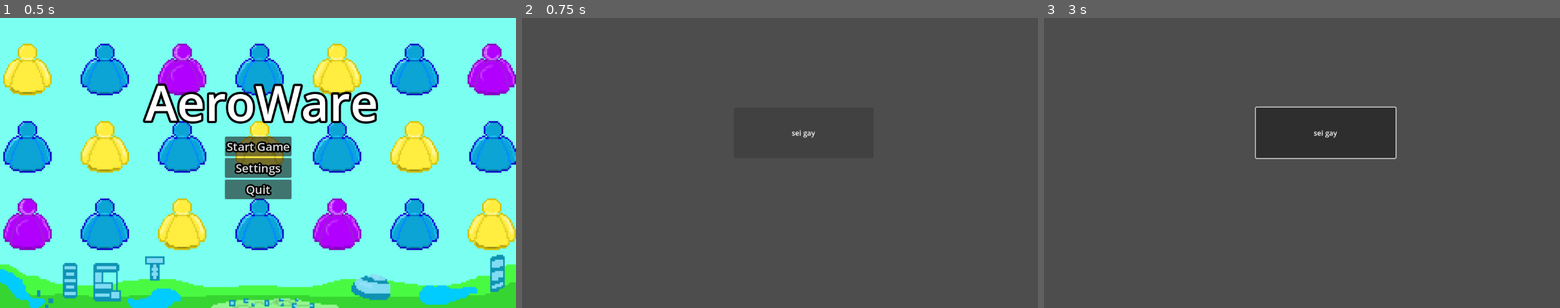
Above: before the commit, frames 1-3 (left to right).
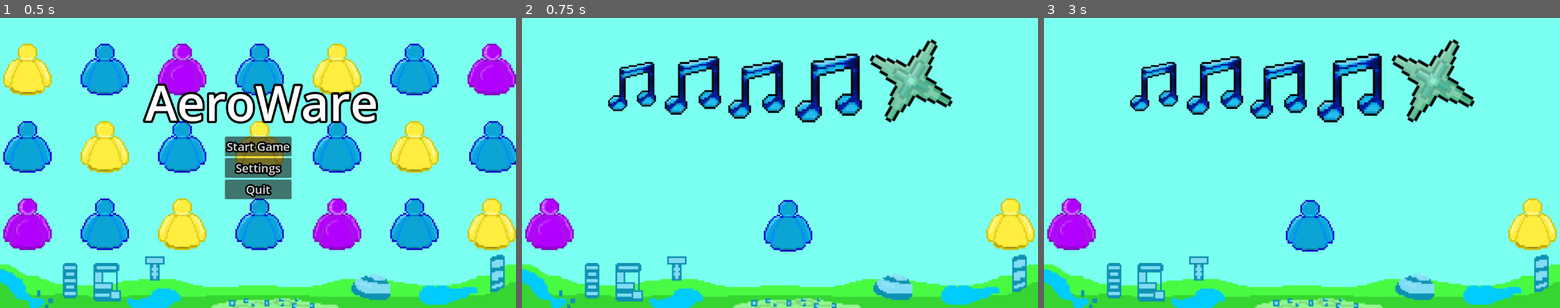
Above: after the commit, the same moments.

Repository: Polar-404-exe/aeroware
Game: Godot game, scene res://title_screen.tscn
Two runs of this game, one before a commit and one after it. Both use one fixed random seed, a clock stepped at 60 frames per second and the inputs below.
Inputs (mouse positions are in pixels of both pictures, inside the frame that each line leads up to):
- Up to frame 1 (0.5 s): no input
- Up to frame 2 (0.75 s): click "Start Game" at 0.5 s
- Up to frame 3 (3 s): click (1327, 134) at 1.25 s, where only the run before the commit has a clickable "sei gay"; tap Enter at 2 s; move the mouse to (1415, 148) at 2.02 s; hold Right 2.03-2.78 s; tap Alt at 2.1 s; click (1415, 148) at 2.17 s; tap Space at 2.75 s; move the mouse to (1198, 177) at 2.77 s; hold Down from 2.78 s (still down); tap Shift at 2.85 s

Frame 1 is identical in both runs. In frame 2, 100% of the frame differs, in the area x 0-100%, y 0-100%; in frame 3, 100%.

Commit message:
added lives icons

Diff:
--- /dev/null
+++ b/Global.gd
@@ -0,0 +1,12 @@
+extends Node
+
+var minigames_done = 0 #track how many minigames done
+var lives = 5 #track how many lives left, also effecting garlic appearing
+# Called when the node enters the scene tree for the first time.
+func _ready() -> void:
+	pass # Replace with function body.
+
+
+# Called every frame. 'delta' is the elapsed time since the previous frame.
+func _process(delta: float) -> void:
+	pass
--- a/level_scene.tscn
+++ b/level_scene.tscn
@@ -1,10 +1,64 @@
 [gd_scene format=3 uid="uid://ps8ufhitsgby"]
+
+[ext_resource type="Texture2D" uid="uid://bgx3citrfbutk" path="res://374ccfeafea69644cb70b6f9ac585b84 (5).png" id="1_3mivm"]
+[ext_resource type="Texture2D" uid="uid://d1dtanm3qfh8f" path="res://vita1.png" id="2_lwxgr"]
+[ext_resource type="Texture2D" uid="uid://en8bjsph1krm" path="res://vita2.png" id="3_8wodn"]
 
 [node name="level_scene" type="Node2D" unique_id=653876691]
 
-[node name="Button" type="Button" parent="." unique_id=1876121610]
-offset_left = 473.0
-offset_top = 200.0
-offset_right = 785.0
-offset_bottom = 313.0
-text = "sei gay"
+[node name="level" type="RichTextLabel" parent="." unique_id=1629679248]
+clip_contents = false
+offset_left = 489.0
+offset_top = 228.0
+offset_right = 703.0
+offset_bottom = 318.0
+theme_override_constants/outline_size = 12
+theme_override_font_sizes/normal_font_size = 64
+text = "Level#"
+
+[node name="Time" type="RichTextLabel" parent="." unique_id=808051929]
+clip_contents = false
+offset_left = 559.0
+offset_top = 332.0
+offset_right = 628.0
+offset_bottom = 390.0
+theme_override_constants/outline_size = 12
+theme_override_font_sizes/normal_font_size = 42
+text = "0.0"
+
+[node name="TextureRect" type="TextureRect" parent="." unique_id=698038450]
+offset_right = 1152.0
+offset_bottom = 648.0
+texture = ExtResource("1_3mivm")
+
+[node name="HBoxContainer" type="HBoxContainer" parent="." unique_id=240407159]
+offset_left = 219.0
+offset_top = 81.0
+offset_right = 956.0
+offset_bottom = 200.0
+
+[node name="Vita1" type="Sprite2D" parent="HBoxContainer" unique_id=412519701]
+position = Vector2(26.75, 70.56406)
+scale = Vector2(1.1822916, 1.1822916)
+texture = ExtResource("2_lwxgr")
+
+[node name="Vita2" type="Sprite2D" parent="HBoxContainer" unique_id=233817940]
+position = Vector2(162.75006, 67.56404)
+scale = Vector2(1.3978134, 1.3978134)
+texture = ExtResource("2_lwxgr")
+
+[node name="Vita3" type="Sprite2D" parent="HBoxContainer" unique_id=1034288498]
+position = Vector2(304.75006, 76.56404)
+scale = Vector2(1.3978134, 1.3978134)
+texture = ExtResource("2_lwxgr")
+
+[node name="Vita4" type="Sprite2D" parent="HBoxContainer" unique_id=510891309]
+position = Vector2(465.5418, 73.01715)
+scale = Vector2(1.6526232, 1.6526232)
+texture = ExtResource("2_lwxgr")
+
+[node name="Vita5" type="Sprite2D" parent="HBoxContainer" unique_id=2022917161]
+position = Vector2(649.75, 59.564133)
+rotation = 0.5235988
+scale = Vector2(2.1590028, 2.1590028)
+texture = ExtResource("3_8wodn")
--- a/project.godot
+++ b/project.godot
@@ -15,6 +15,10 @@
 config/features=PackedStringArray("4.7", "Forward Plus")
 config/icon="res://icon.svg"
 
+[autoload]
+
+Global="*uid://6wyrkaxpejw6"
+
 [display]
 
 window/stretch/mode="viewport"
Binary file added: 374ccfeafea69644cb70b6f9ac585b84 (5).png
Not shown, added: 374ccfeafea69644cb70b6f9ac585b84 (5).png.import
Not shown, added: Global.gd.uid
Binary file added: vita1.png
Not shown, added: vita1.png.import
Binary file added: vita2.png
Not shown, added: vita2.png.import
